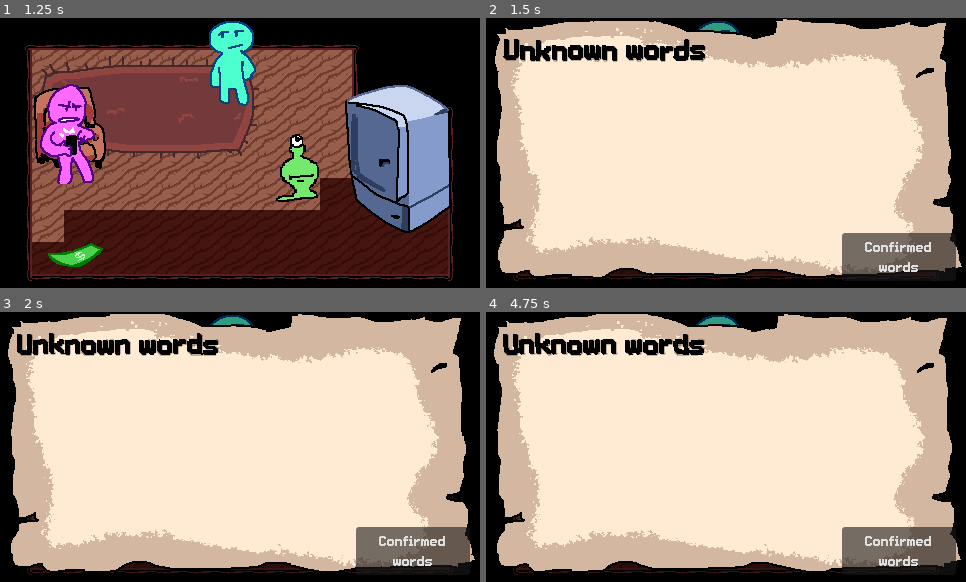
Above: before the commit, frames 1-4 (two rows, left to right).
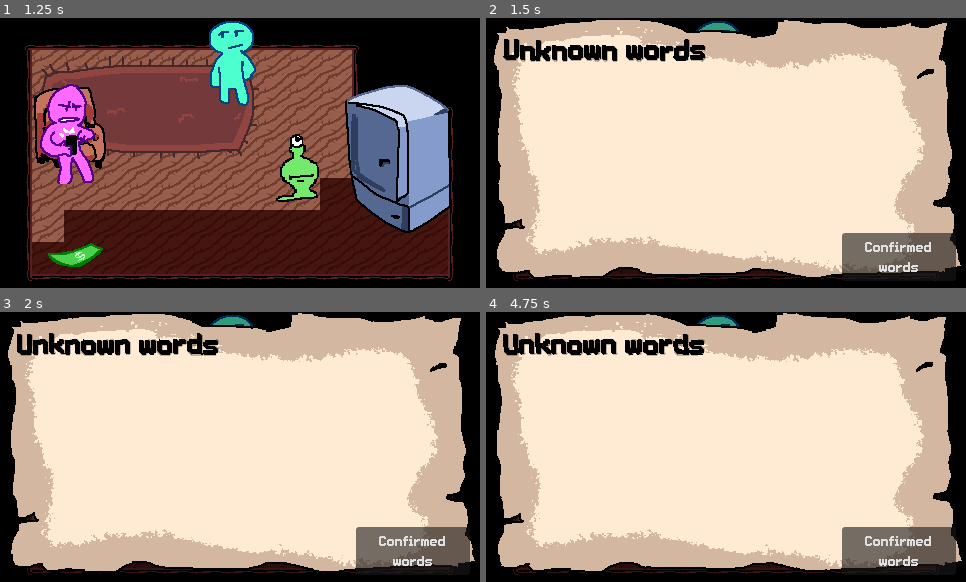
Above: after the commit, the same moments.

Repository: hryspider/GGJ-Committee-Team26
Game: Godot game, scene res://rooms/title_screen.tscn
The game is run twice, just before and just after one commit, with the same random seed, the same clock (stepped at 60 frames per second) and the same inputs.
Inputs (mouse positions are in pixels of both pictures, inside the frame that each line leads up to):
- Up to frame 1 (1.25 s): click "Proceed" at 0.5 s
- Up to frame 2 (1.5 s): tap Enter at 1.25 s; move the mouse to (831, 139) at 1.27 s; hold D (right) from 1.28 s (still down); tap Q (dictionary) at 1.35 s
- Up to frame 3 (2 s): keep holding D (right)
- Up to frame 4 (4.75 s): move the mouse to (630, 460) at 2.02 s; release D (right) at 2.03 s; hold S (down) 2.03-2.78 s; click (630, 460) at 2.1 s; tap Q (dictionary) at 2.3, 2.85, 3.8, 4.35 s; move the mouse to (774, 387) at 2.77 s; hold D (right) 2.78-3.53 s; move the mouse to (702, 501) at 3.52 s; hold W (up) 3.53-4.28 s; tap E (interact) at 3.6 s; move the mouse to (870, 487) at 4.27 s; hold A (left) from 4.28 s (still down)

Frame 1 is identical in both runs. In frame 2, 2.3% of the frame differs, in the area x 1-100%, y 0-97%; in frame 3, 1.1%; in frame 4, 2.7%.

Commit message:
last commit ever on main i swear

Diff:
--- a/objects/rune.tscn
+++ b/objects/rune.tscn
@@ -27,7 +27,7 @@
 
 [node name="RuneLabel" type="Label" parent="." unique_id=1947407639]
 material = ExtResource("4_ru05i")
-instance_shader_parameters/localjitterscale = 2.5
+instance_shader_parameters/localjitterscale = 1.0
 layout_mode = 0
 anchor_left = 0.5
 anchor_top = 0.5
@@ -47,7 +47,7 @@
 [node name="TextOverlay" type="Label" parent="." unique_id=1319333999]
 material = ExtResource("4_ru05i")
 instance_shader_parameters/color = Color(0, 0, 0, 1)
-instance_shader_parameters/localjitterscale = 2.5
+instance_shader_parameters/localjitterscale = 1.0
 layout_mode = 0
 anchor_left = 0.5
 anchor_top = 0.5
--- a/objects/speech_bubble.gd
+++ b/objects/speech_bubble.gd
@@ -5,6 +5,8 @@
 var visible_chars = 0
 @onready var appear_timer = $AppearTimer
 @onready var destroy_timer = $DestroyTimer
+@onready var q_mark = $Qmark
+@onready var e_mark = $Emark
 var is_question = false
 var is_exclamation = false
 
@@ -13,13 +15,15 @@
 	hide()
 	set_text("me want food want me food")
 	set_instance_shader_parameter("color", Color.WHITE)
+	q_mark.visible = false
+	e_mark.visible = false
 
 func set_text(new_text):
 	if new_text[-1] == "?":
-		is_question = true
+		q_mark.visible = true
 		new_text = new_text.left(-1)
 	if new_text[-1] == "!":
-		is_question = true
+		e_mark.visible = true
 		new_text = new_text.left(-1)
 	words = new_text.split(" ",false,len(runes))
 	for i in range(len(runes)):
--- a/objects/speech_bubble.tscn
+++ b/objects/speech_bubble.tscn
@@ -4,6 +4,9 @@
 [ext_resource type="PackedScene" uid="uid://5l0cney3hjrd" path="res://objects/rune.tscn" id="2_l3rl6"]
 [ext_resource type="Texture2D" uid="uid://d2f2qelp2eopa" path="res://images/ui/white_textbox.png" id="2_tigkg"]
 [ext_resource type="Script" uid="uid://di3xm10lmgwvf" path="res://objects/speech_bubble.gd" id="3_tigkg"]
+[ext_resource type="Material" uid="uid://v34j4uwqvkvk" path="res://shaders/pixel_jitter_material.tres" id="5_bqibr"]
+[ext_resource type="Texture2D" uid="uid://6qnk8jtkvqb" path="res://images/ui/q_mark.png" id="6_gcwle"]
+[ext_resource type="Texture2D" uid="uid://dr8t75ip1nfel" path="res://images/ui/e_mark.png" id="7_gcwle"]
 
 [sub_resource type="ShaderMaterial" id="ShaderMaterial_tigkg"]
 shader = ExtResource("1_l3rl6")
@@ -75,5 +78,31 @@
 wait_time = 1.5
 one_shot = true
 
+[node name="Qmark" type="TextureRect" parent="." unique_id=2091166881]
+material = ExtResource("5_bqibr")
+instance_shader_parameters/color = Color(1, 1, 1, 0.5019608)
+instance_shader_parameters/localjitterrate = 10.0
+layout_mode = 0
+offset_left = 288.83908
+offset_top = 91.91999
+offset_right = 372.83908
+offset_bottom = 211.55635
+rotation = 0.24047087
+scale = Vector2(0.47307497, 0.47307497)
+texture = ExtResource("6_gcwle")
+
+[node name="Emark" type="TextureRect" parent="." unique_id=845442332]
+material = ExtResource("5_bqibr")
+instance_shader_parameters/color = Color(1, 1, 1, 0.5019608)
+instance_shader_parameters/localjitterrate = 10.0
+layout_mode = 0
+offset_left = 280.8391
+offset_top = 92.92
+offset_right = 364.8391
+offset_bottom = 212.55637
+rotation = 0.24047087
+scale = Vector2(0.47307497, 0.47307497)
+texture = ExtResource("7_gcwle")
+
 [connection signal="timeout" from="AppearTimer" to="." method="_on_appear_timer_timeout"]
 [connection signal="timeout" from="DestroyTimer" to="." method="_on_destroy_timer_timeout"]
--- a/project.godot
+++ b/project.godot
@@ -23,7 +23,7 @@
 
 ShaderGlobals="*uid://m7a6cafqubqu"
 LangaugeGlobals="*uid://dfyrygyakv53w"
-WordPopup="*uid://dtcmedxcjafl3"
+WordPopup="*uid://dnrxyyiriovoi"
 
 [display]
 
--- a/shaders/pixel_jitter.gdshader
+++ b/shaders/pixel_jitter.gdshader
@@ -22,7 +22,7 @@
 
 void fragment() {
 	vec2 pixelUV = floor(UV / TEXTURE_PIXEL_SIZE) * TEXTURE_PIXEL_SIZE;
-	float steppedTime = floor(TIME * jitterrate);
+	float steppedTime = floor(TIME * jitterrate * localjitterscale);
 	//float randtime = rand(steppedTime);
 	vec2 uvOffset = vec2(
 		sin(pixelUV.y * jitterscale + 10.+ steppedTime),
--- a/ui/dictionary.gd
+++ b/ui/dictionary.gd
@@ -15,6 +15,7 @@
 		dict_assoc_inst = dict_assoc_scene.instantiate()
 		dict_assoc_inst.word = word
 		v_box_container.add_child(dict_assoc_inst)
+	print(LangaugeGlobals.mentioned_words)
 	for word in LangaugeGlobals.mentioned_words:
 		if not LangaugeGlobals.is_known(word):
 			dict_rune_inst = dict_rune_scene.instantiate()
Not shown: 1 places in ui/word_popup.tscn that only renumber resources
